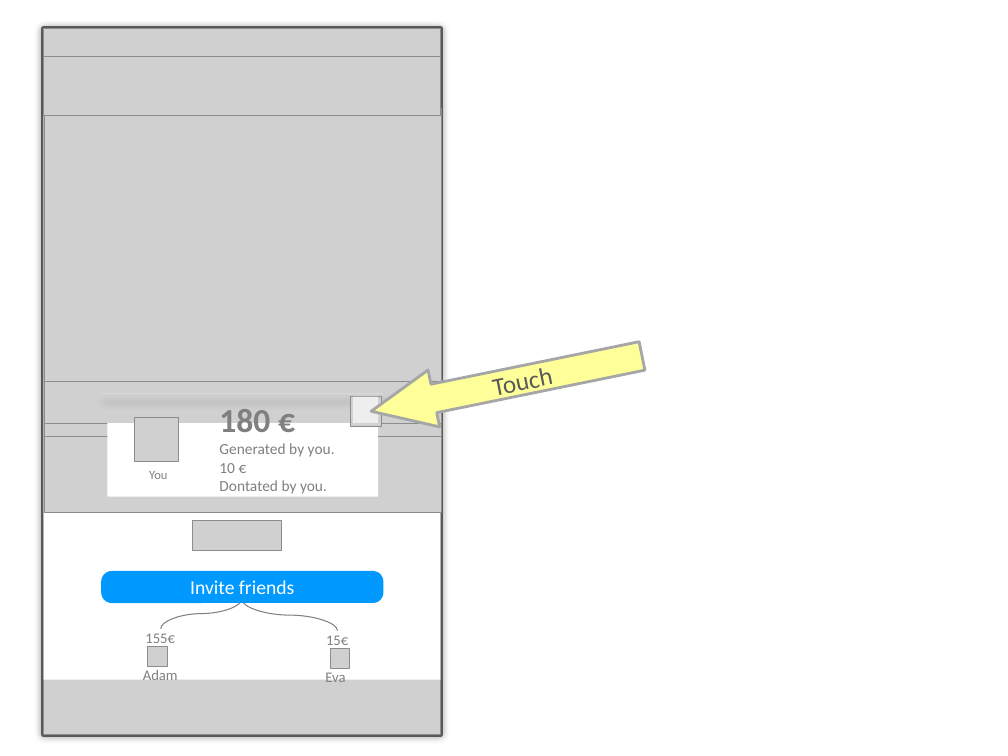
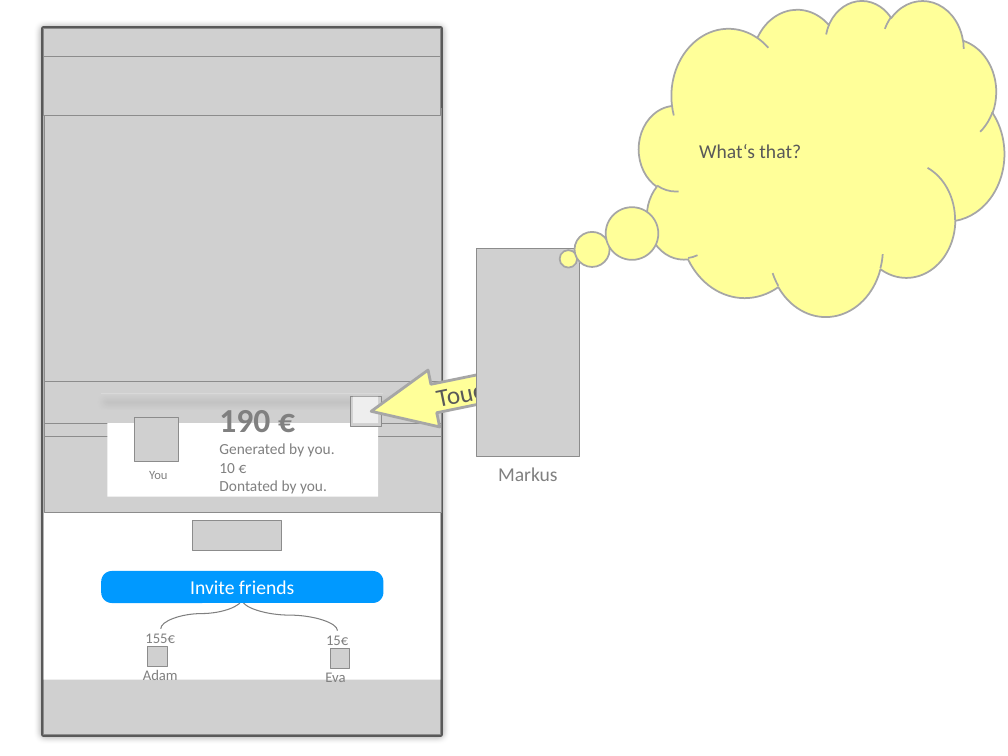
Before and after one commit to MoritzTheile/com.supeyou, a slide deck: slide 14 of com.supeyou.project/doc/SupeYou.pptx (slide 16 before the commit). Drawn at 1008x756 pixels with LibreOffice and Linux fonts; fonts in the diff are those of the drawing; grey boxes stand for pictures. Boxes give left, top, right and bottom in pixels: in the first picture for what was removed or moved away, otherwise in the second. Text is boxed around its words. In the diff, an @@ line names an element or a change of style, - is before the commit and + after.

```diff
--- a/com.supeyou.project/doc/SupeYou.pptx
+++ b/com.supeyou.project/doc/SupeYou.pptx
@@ thought cloud added at (639,0,1004,316), fill #FFFF99, outline #A6A6A6 1.25 pt, 14 pt, text #595959 @@
+What‘s that?
@@ picture added at (477,249,580,457) @@
@@ right arrow "Touch": place and size @@
-right arrow "Touch" at (366,328,648,440)
+right arrow "Touch" at (366,350,535,440)
@@ text at (219,410,270,440): text changed @@
-180 €
+190 €
@@ text added at (498,467,558,481), 14 pt, text #808080 @@
+Markus
```
Also in this commit, not shown: 12 other slides changed, 7 slides added, 6 slides removed, 1 other file.
